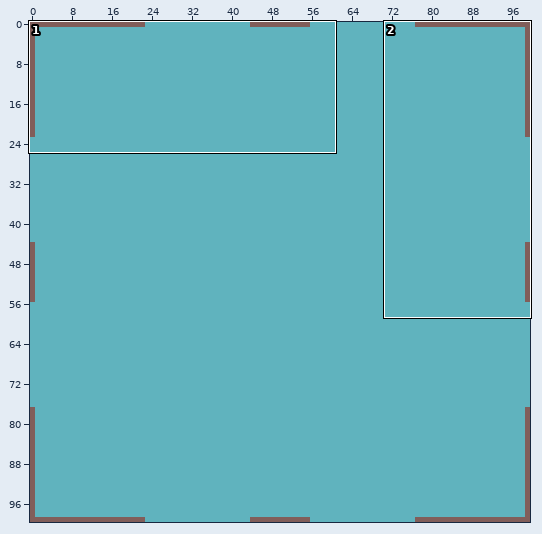
Two states of a pixel-art file, gfx/mapTile.ase. The first picture is a wide view before the edit; the outline marks the close-up.
Close-up. As it was:
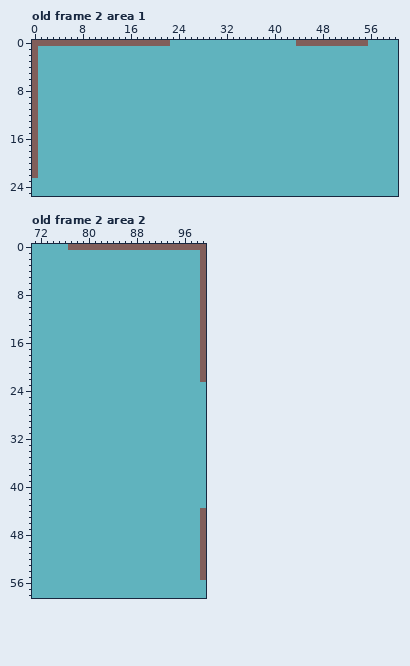
100x100 pixels, 2 frames. Shown: old frame 2 area 1: x 0..60, y 0..25; old frame 2 area 2: x 71..99, y 0..58. The commit also changed other frames or places, which this record leaves out.
Once edited:
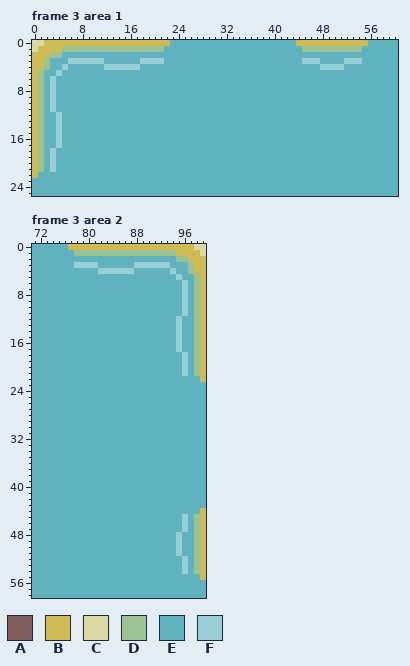
Palette (. is transparent): A #815e5a  B #cfba54  C #ddd9a2  D #9cc295  E #60b3be  F #9aced5
A new or re-ordered frame is compared with the old frame closest to it.
The exact change:
frames 2 -> 3
layer "Layer 1" now shown
Changed rows in their new state; - is an unchanged pixel.
Frame 3 area 1 is new; against old frame 2, layers "Layer 2", "Layer 1":
first column x 0:
 0 CCBBBBBBBBBBBBBBBBBBBBB---------------------BBBBBBBBBBBB
 1 CBBBBDDDDDDDDDDDDDDDDD-----------------------DDDDDDDDDD-
 2 BBBDD---------------------------------------------------
 3 BBD---FFFFFF------FFFF-----------------------FFF----FFF-
 4 BBD--F------FFFFFF------------------------------FFFF----
 5 BD--F---------------------------------------------------
 6 BD-F----------------------------------------------------
 7 BD-F----------------------------------------------------
 8 BD-F----------------------------------------------------
 9 BD-F----------------------------------------------------
10 BD-F----------------------------------------------------
11 BD-F----------------------------------------------------
12 BD--F---------------------------------------------------
13 BD--F---------------------------------------------------
14 BD--F---------------------------------------------------
15 BD--F---------------------------------------------------
16 BD--F---------------------------------------------------
17 BD--F---------------------------------------------------
18 BD-F----------------------------------------------------
19 BD-F----------------------------------------------------
20 BD-F----------------------------------------------------
21 BD-F----------------------------------------------------
22 B-------------------------------------------------------
Frame 3 area 2 is new; against old frame 2, layers "Layer 2", "Layer 1":
first column x 77:
 0 BBBBBBBBBBBBBBBBBBBBBCC
 1 -DDDDDDDDDDDDDDDDDBBBBC
 2 ------------------DDBBB
 3 -FFFF------FFFFFF---DBB
 4 -----FFFFFF------F--DBB
 5 ------------------F--DB
 6 -------------------F-DB
 7 -------------------F-DB
 8 -------------------F-DB
 9 -------------------F-DB
10 -------------------F-DB
11 -------------------F-DB
12 ------------------F--DB
13 ------------------F--DB
14 ------------------F--DB
15 ------------------F--DB
16 ------------------F--DB
17 ------------------F--DB
18 -------------------F-DB
19 -------------------F-DB
20 -------------------F-DB
21 -------------------F-DB
22 ----------------------B
first column x 95:
44 ----B
45 -F-DB
46 -F-DB
47 -F-DB
48 F--DB
49 F--DB
50 F--DB
51 F--DB
52 -F-DB
53 -F-DB
54 -F-DB
55 ----B
Where, in picture pixels (left, top, right, bottom), the same in both close-ups:
changed: (32, 40, 170, 178)
changed: (296, 40, 368, 70)
changed: (68, 244, 206, 382)
changed: (176, 508, 206, 580)
